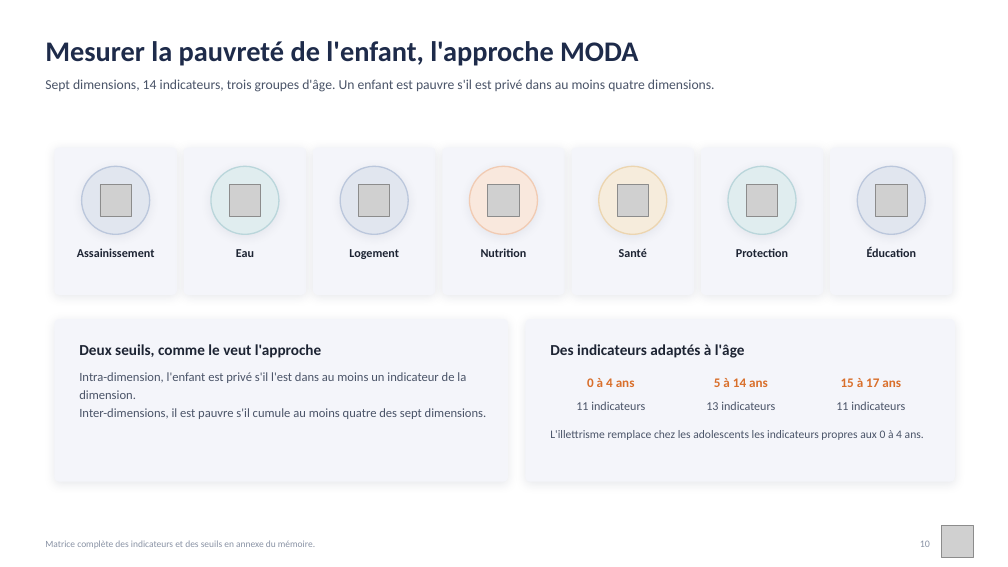
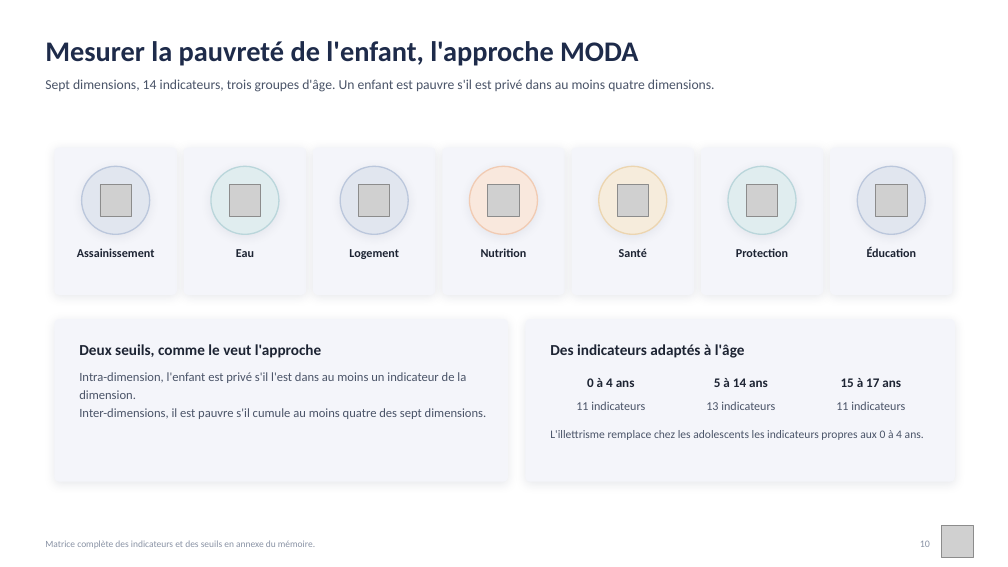
Before and after one commit to JODRAFF9/MEMOIRE, a slide deck: slide 10 of infographie/presentation_infographique.pptx. Drawn at 1008x567 pixels with LibreOffice and Linux fonts; fonts in the diff are those of the drawing; grey boxes stand for pictures. Boxes give left, top, right and bottom in pixels: in the first picture for what was removed or moved away, otherwise in the second. Text is boxed around its words. In the diff, an @@ line names an element or a change of style, - is before the commit and + after.

```diff
--- a/infographie/presentation_infographique.pptx
+++ b/infographie/presentation_infographique.pptx
@@ text colour #D96F2B to #1D2433 in 3 elements at [587, 378, 635, 387], [714, 378, 768, 387], [841, 378, 901, 387] @@
```
Also in this commit, not shown: 5 other slides changed, 2 other files.
